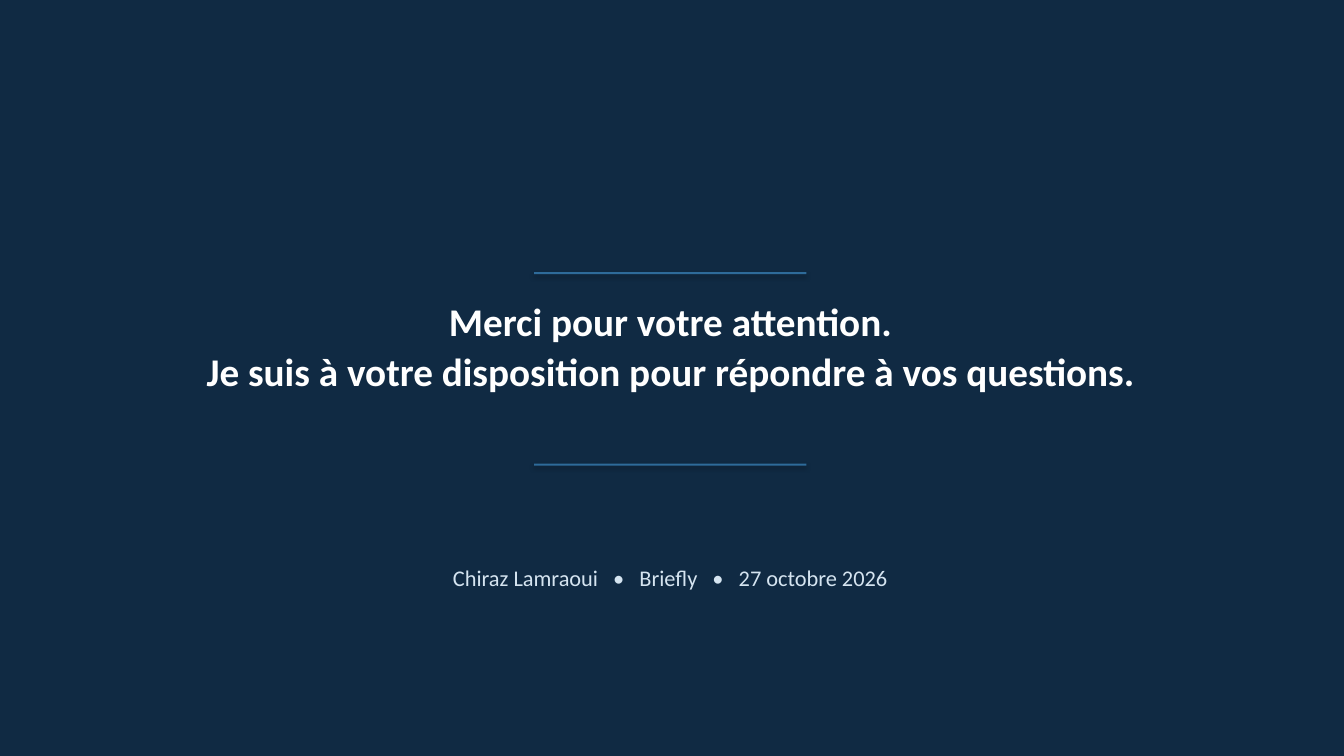
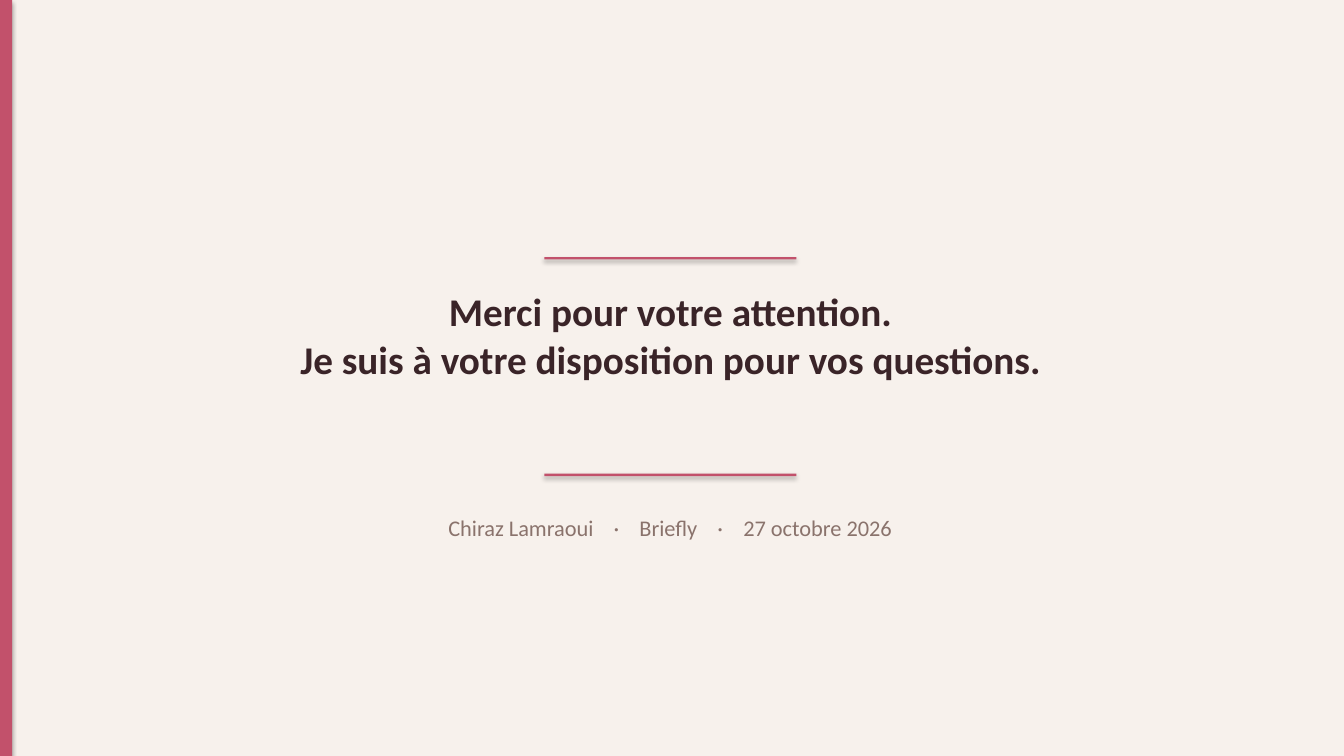
Before and after one commit to chirazlamraoui/Briefly, a slide deck: slide 31 of docs/soutenance/Briefly-soutenance.pptx (slide 32 before the commit). Drawn at 1344x756 pixels with LibreOffice and Linux fonts; fonts in the diff are those of the drawing. Boxes give left, top, right and bottom in pixels: in the first picture for what was removed or moved away, otherwise in the second. Text is boxed around its words. In the diff, an @@ line names an element or a change of style, - is before the commit and + after.

```diff
--- a/docs/soutenance/Briefly-soutenance.pptx
+++ b/docs/soutenance/Briefly-soutenance.pptx
@@ rectangle at (0, 0, 1344, 756): fill #102A43 to #F7F1EC @@
@@ rectangle added at (0, 0, 12, 756), fill #C2516B @@
@@ rectangle at (544, 257, 797, 260): fill #2E6B9A to #C2516B @@
@@ rectangle: place and size @@
-rectangle at (534, 272, 807, 274)
+rectangle at (544, 257, 797, 260)
@@ text "Merci pour votre attention.": place and size @@
-text "Merci pour votre attention." at (207, 308, 1134, 392)
+text "Merci pour votre attention." at (300, 298, 1041, 380)
@@ text at (449, 298, 892, 332): text colour #FFFFFF to #3A2428 in "Merci pour votre attention."; less space between paragraphs @@
@@ text at (300, 346, 1041, 380): text changed; text colour #FFFFFF to #3A2428 @@
-Je suis à votre disposition pour répondre à vos questions.
+Je suis à votre disposition pour vos questions.
@@ rectangle: place and size @@
-rectangle at (534, 464, 807, 466)
+rectangle at (544, 474, 797, 477)
@@ rectangle at (544, 474, 797, 477): fill #2E6B9A to #C2516B @@
@@ text at (448, 520, 892, 540): text changed; text colour #D5E4F0 to #8A736C @@
-Chiraz Lamraoui • Briefly • 27 octobre 2026
+Chiraz Lamraoui · Briefly · 27 octobre 2026
```
Also in this commit, not shown: 20 other slides changed, 10 slides added, 11 slides removed, 1 other file.
